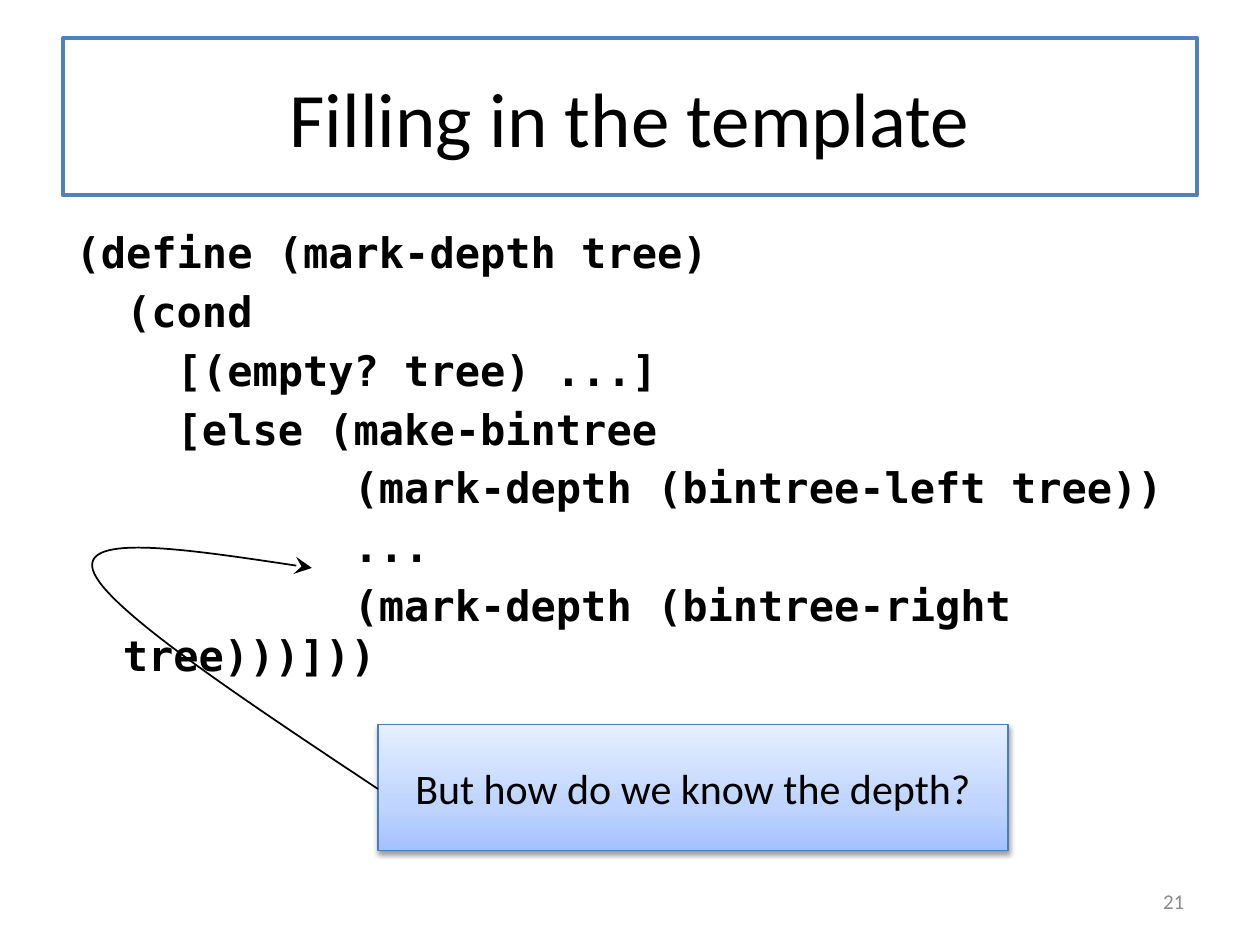
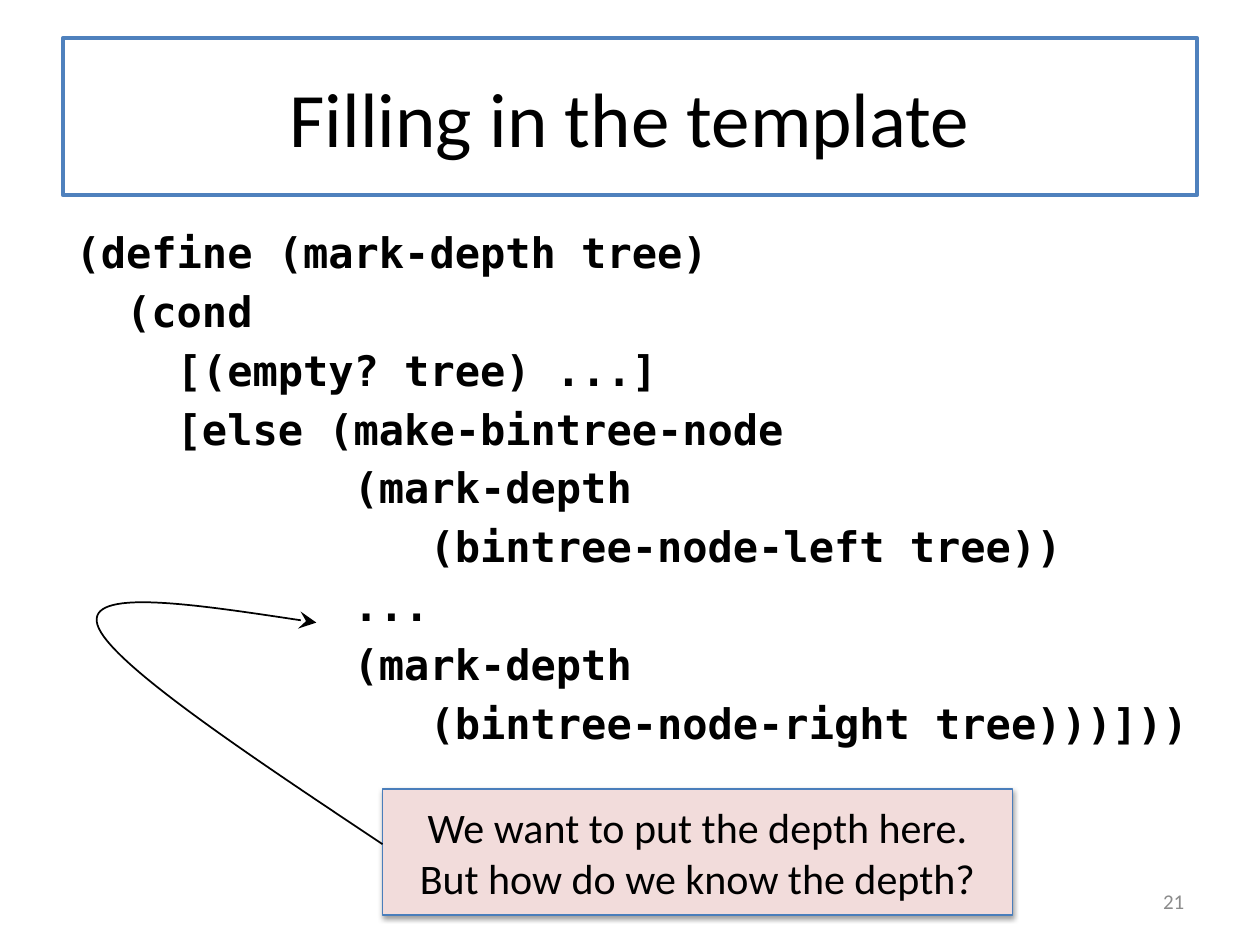
Before and after one commit to mwand/cs5010f17, a slide deck: slide 21 of Slides/Lesson 7.1-7.3 Invariants Combined.pptx. Drawn at 1260x945 pixels with LibreOffice and Linux fonts; fonts in the diff are those of the drawing. Boxes give left, top, right and bottom in pixels: in the first picture for what was removed or moved away, otherwise in the second. Text is boxed around its words. In the diff, an @@ line names an element or a change of style, - is before the commit and + after.

```diff
--- a/Slides/Lesson 7.1-7.3 Invariants Combined.pptx
+++ b/Slides/Lesson 7.1-7.3 Invariants Combined.pptx
@@ text at <box>177,411,1062,568</box>: text changed @@
-[else (make-bintree
-(mark-depth (bintree-left tree))
+[else (make-bintree-node
+(mark-depth
+(bintree-node-left tree))
@@ freeform shape: place and size @@
-freeform shape at <box>92,548,378,789</box>
+freeform shape at <box>97,604,383,844</box>
@@ text at <box>354,648,1188,748</box>: text changed @@
-(mark-depth (bintree-right tree)))]))
+(mark-depth
+(bintree-node-right tree)))]))
@@ rectangle "We want to put the ...": place and size @@
-rectangle "We want to put the ..." at <box>378,724,1008,850</box>
+rectangle "We want to put the ..." at <box>383,789,1013,915</box>
@@ rectangle "We want to put the ..." at <box>383,789,1013,915</box>: fill gradient #A4C4FF to #BFD4FF to #E6EEFF to #F2DCDB @@
@@ text in rectangle at <box>420,813,974,901</box>: text changed @@
-But how do we know the depth?
+We want to put the depth here. But how do we know the depth?
```
Also in this commit, not shown: 8 other slides changed, 3 slides added, 1 slide removed, 1 other file.
